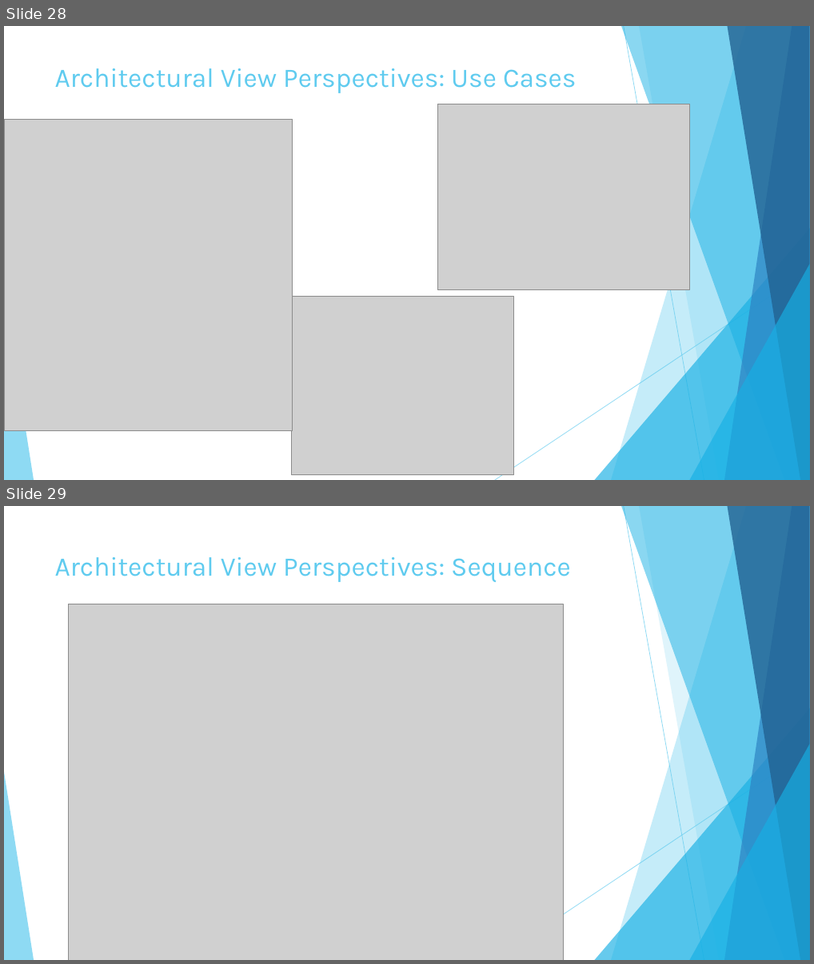
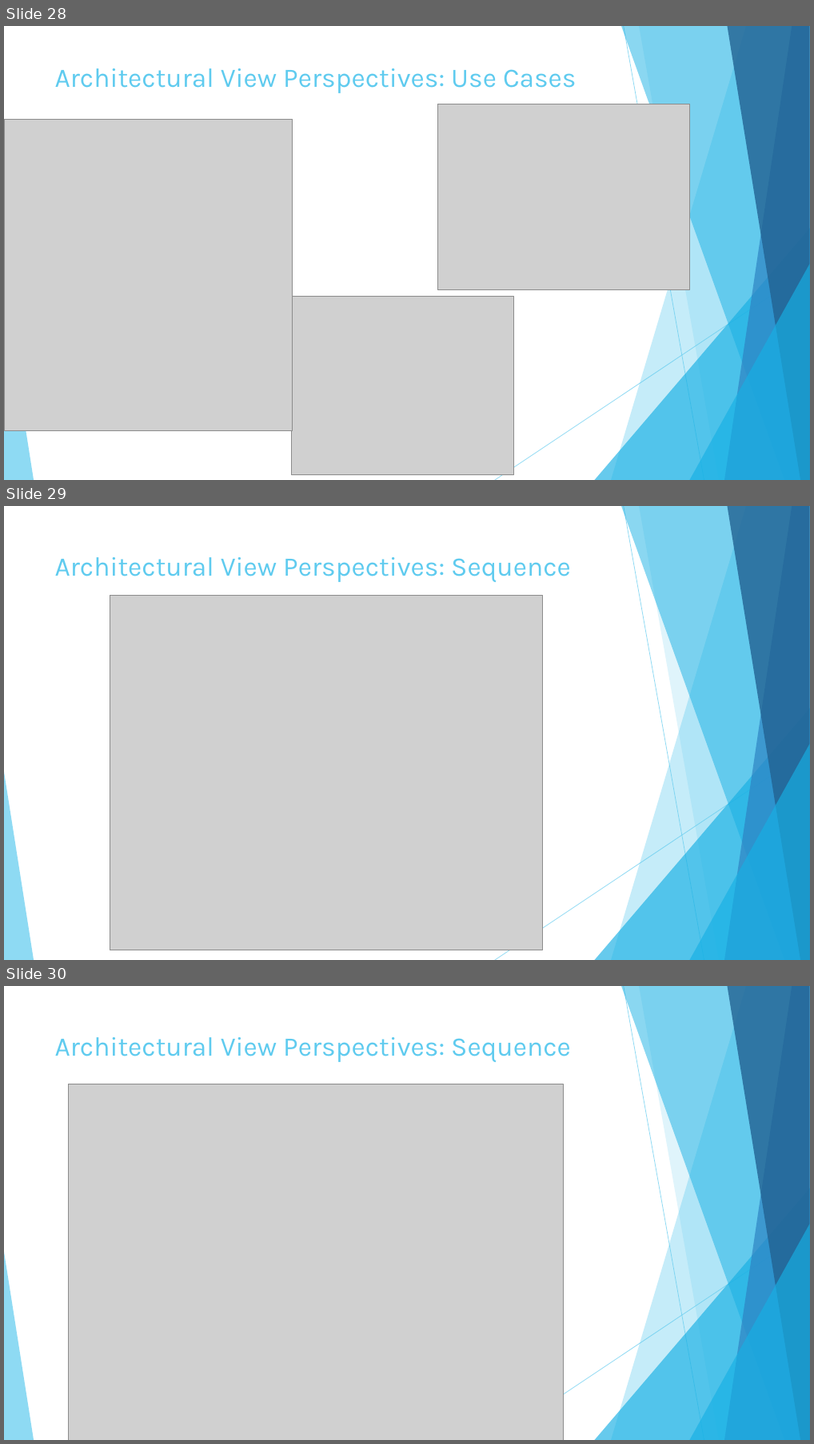
Before and after one commit to KodeFu/cse682, a slide deck: Test Framework Final Presentation.pptx. Shown one above the other, each under a label of ours: slides 28 and 29 before the commit, slides 28, 29 and 30 after it. The pictures are 814x964 and 814x1444 pixels, drawn with LibreOffice and Linux fonts; fonts in the diff are those of the drawing; grey boxes stand for pictures. Boxes give left, top, right and bottom in pixels: in the first picture for what was removed or moved away, otherwise in the second. Text is boxed around its words. In the diff, an @@ line names an element or a change of style, - is before the commit and + after.

```diff
--- a/Test Framework Final Presentation.pptx
+++ b/Test Framework Final Presentation.pptx
@@ slide 29 added at [4,506,810,960], background #FFFFFF; not listed: 10 template elements that a slide beside it also shows @@
@@ title added at [55,557,571,582], 32 pt, text #5FCBEF @@
+Architectural View Perspectives: Sequence
@@ picture added at [110,596,543,950] @@
@@ what was slide 29 is now slide 30 @@
```
Also in this commit, not shown: 2 slides changed.
